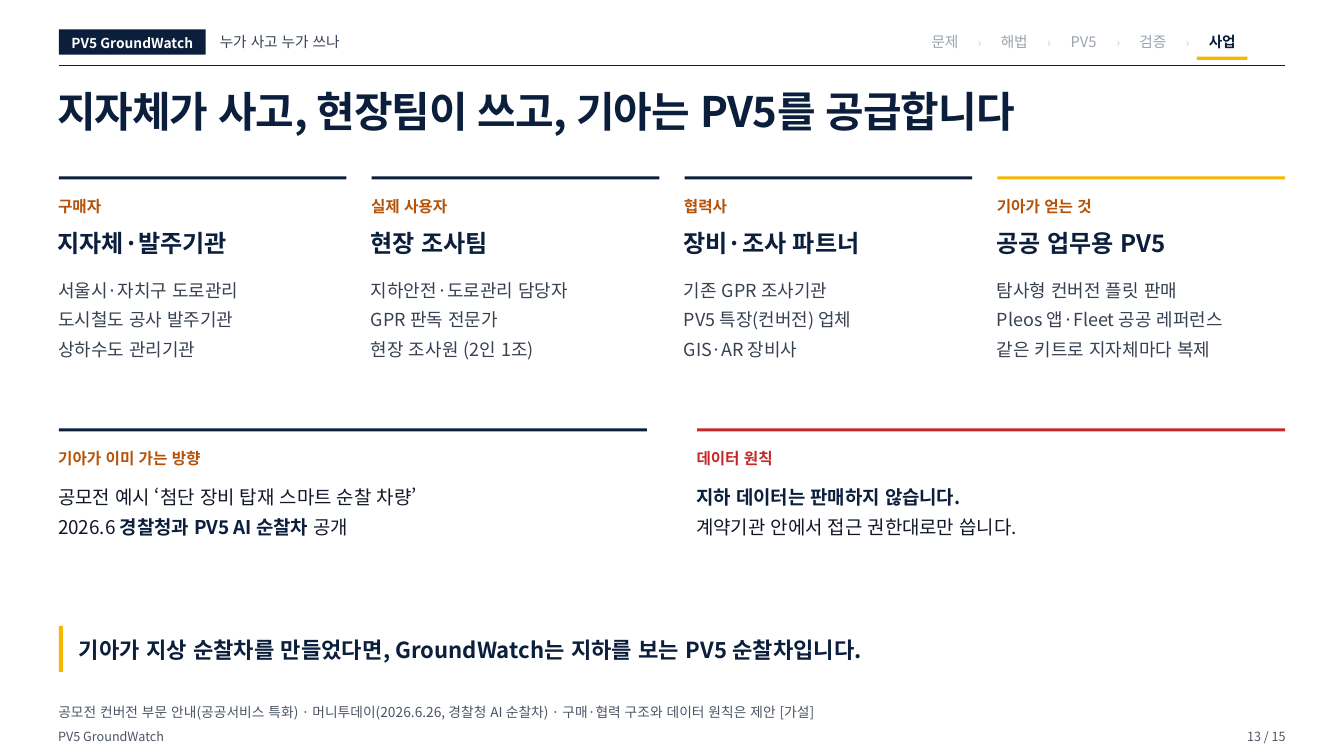
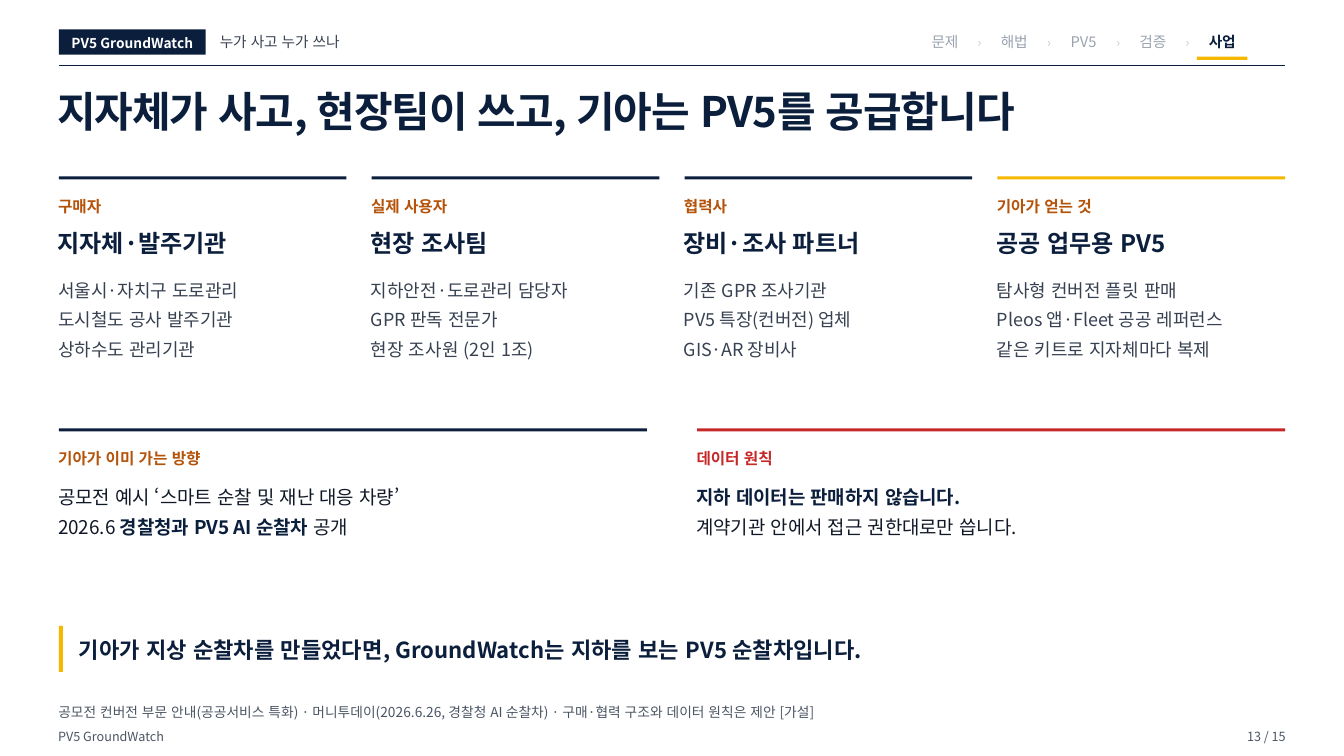
Before and after one commit to woojin-choe/pv5-hose-lab, a slide deck: slide 13 of ppt_all/PV5_GroundWatch_10_23.pptx. Drawn at 1344x756 pixels with LibreOffice and Linux fonts; fonts in the diff are those of the drawing. Boxes give left, top, right and bottom in pixels: in the first picture for what was removed or moved away, otherwise in the second. Text is boxed around its words. In the diff, an @@ line names an element or a change of style, - is before the commit and + after.

```diff
--- a/ppt_all/PV5_GroundWatch_10_23.pptx
+++ b/ppt_all/PV5_GroundWatch_10_23.pptx
@@ text at bbox=[58, 487, 399, 506]: text changed @@
-공모전 예시 ‘첨단 장비 탑재 스마트 순찰 차량’
+공모전 예시 ‘스마트 순찰 및 재난 대응 차량’
```
Also in this commit, not shown: 4 other slides changed, 10 other files.
